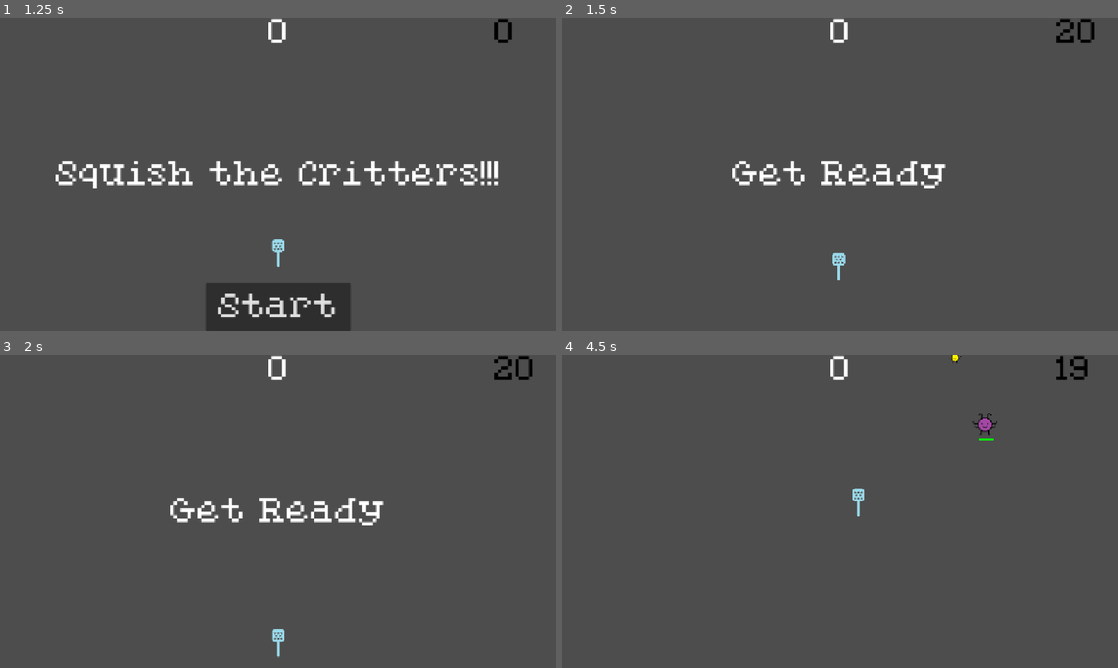
Above: before the commit, frames 1-4 (two rows, left to right).
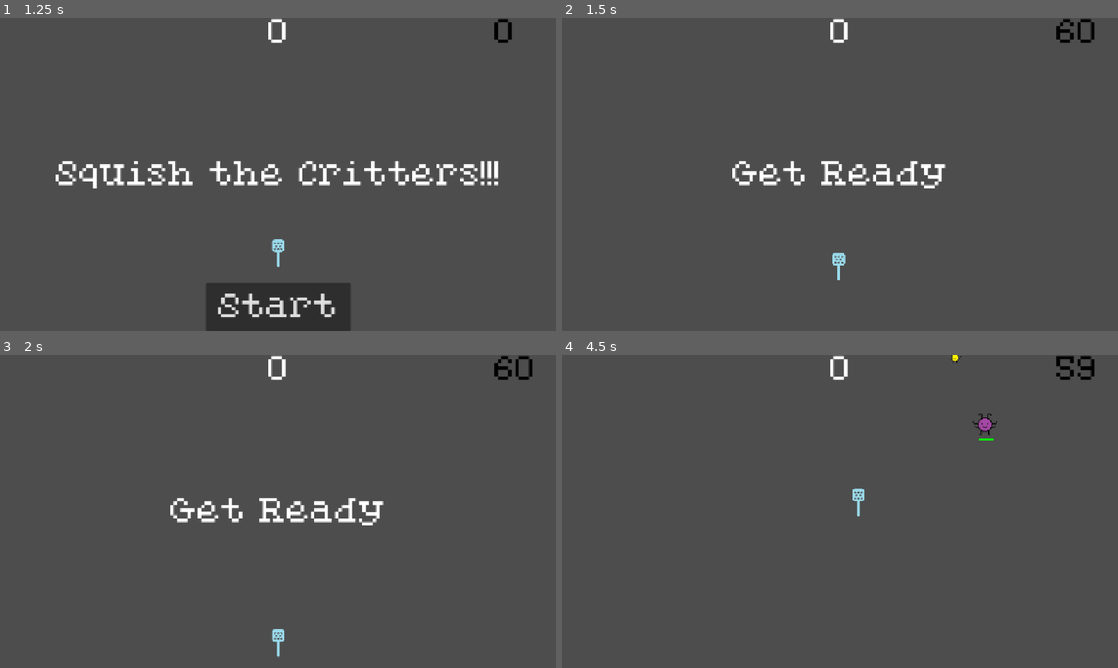
Above: after the commit, the same moments.

Repository: Evenwood/godotgamejame84
Game: Godot game, scene res://gui/title.tscn
Same seed, same stepped clock (60 frames per second), same inputs: the game is played once before the commit and once after it.
Inputs (mouse positions are in pixels of both pictures, inside the frame that each line leads up to):
- Up to frame 1 (1.25 s): click "Start" at 0.5 s
- Up to frame 2 (1.5 s): click "Start" at 1.25 s
- Up to frame 3 (2 s): no input
- Up to frame 4 (4.5 s): tap Enter at 2, 3.5 s; move the mouse to (962, 495) at 2.02 s; click (962, 495) at 2.1 s; tap Space at 2.75 s; move the mouse to (728, 527) at 2.77 s; click (728, 527) at 2.85 s; move the mouse to (895, 442) at 3.52 s; click (895, 442) at 3.6 s; move the mouse to (812, 574) at 4.27 s; click (812, 574) at 4.35 s

Frame 1 is identical in both runs. In frame 2, less than 0.1% of the frame differs, in the area x 88-93%, y 0-8%; in frame 3, less than 0.1%; in frame 4, 0.3%, in the area x 88-96%, y 0-8%.

Commit message:
Now showing bonus points earned (from stronger critters) in stat screen

Diff:
--- a/gamejam84/core.gd
+++ b/gamejam84/core.gd
@@ -1,7 +1,7 @@
 extends Node
 
 
-const TIME_LIMIT = 20
+const TIME_LIMIT = 60
 const MAIN_MESSAGE = "Squish the Critters!!!"
 const TITLE = "CREEPY CRITTER SQUISHER"
 
--- a/gamejam84/gui/stats.gd
+++ b/gamejam84/gui/stats.gd
@@ -4,6 +4,7 @@
 signal restart_game()
 
 @onready var critters = $StatPanel/MarginContainer/LabelContainer/CritterLabel
+@onready var bonus = $StatPanel/MarginContainer/LabelContainer/BonusLabel
 @onready var powers = $StatPanel/MarginContainer/LabelContainer/PowerUpLabel
 @onready var swats = $StatPanel/MarginContainer/LabelContainer/SwatLabel
 @onready var succ_swats = $StatPanel/MarginContainer/LabelContainer/SuccSwatLabel
@@ -26,6 +27,7 @@
 
 func update_stats() -> void:
 	critters.text = "Critters Squished: " + str(Core.critters_squished)
+	bonus.text = "Bonus Points Earned: " + str(Core.critter_bonus_points)
 	powers.text = "Power Ups Collected: " + str(Core.power_ups_collected)
 	swats.text = "Number of Swats: " + str(Core.num_swats)
 	succ_swats.text = "Successful Swats: " + str(Core.successful_swats)
--- a/gamejam84/gui/stats.tscn
+++ b/gamejam84/gui/stats.tscn
@@ -35,22 +35,33 @@
 
 [node name="LabelContainer" type="VBoxContainer" parent="StatPanel/MarginContainer"]
 layout_mode = 2
-theme_override_constants/separation = 45
+theme_override_constants/separation = 40
 
 [node name="CritterLabel" type="RichTextLabel" parent="StatPanel/MarginContainer/LabelContainer"]
 layout_mode = 2
 theme_override_fonts/normal_font = ExtResource("1_wd47t")
-theme_override_font_sizes/normal_font_size = 28
+theme_override_font_sizes/normal_font_size = 25
 text = "Critters Squished:"
 fit_content = true
 autowrap_mode = 0
 horizontal_alignment = 1
 vertical_alignment = 1
 
+[node name="BonusLabel" type="RichTextLabel" parent="StatPanel/MarginContainer/LabelContainer"]
+layout_mode = 2
+tooltip_text = "Extra strong critters give bonus points!"
+theme_override_fonts/normal_font = ExtResource("1_wd47t")
+theme_override_font_sizes/normal_font_size = 25
+text = "Bonus Points Earned: "
+fit_content = true
+autowrap_mode = 0
+horizontal_alignment = 1
+vertical_alignment = 1
+
 [node name="PowerUpLabel" type="RichTextLabel" parent="StatPanel/MarginContainer/LabelContainer"]
 layout_mode = 2
 theme_override_fonts/normal_font = ExtResource("1_wd47t")
-theme_override_font_sizes/normal_font_size = 28
+theme_override_font_sizes/normal_font_size = 25
 text = "Power Ups Collected: "
 fit_content = true
 autowrap_mode = 0
@@ -60,7 +71,7 @@
 [node name="SwatLabel" type="RichTextLabel" parent="StatPanel/MarginContainer/LabelContainer"]
 layout_mode = 2
 theme_override_fonts/normal_font = ExtResource("1_wd47t")
-theme_override_font_sizes/normal_font_size = 28
+theme_override_font_sizes/normal_font_size = 25
 text = "Number of Swats: "
 fit_content = true
 autowrap_mode = 0
@@ -70,7 +81,7 @@
 [node name="SuccSwatLabel" type="RichTextLabel" parent="StatPanel/MarginContainer/LabelContainer"]
 layout_mode = 2
 theme_override_fonts/normal_font = ExtResource("1_wd47t")
-theme_override_font_sizes/normal_font_size = 28
+theme_override_font_sizes/normal_font_size = 25
 text = "Successful Swats: "
 fit_content = true
 autowrap_mode = 0
@@ -80,7 +91,7 @@
 [node name="AccuracyLabel" type="RichTextLabel" parent="StatPanel/MarginContainer/LabelContainer"]
 layout_mode = 2
 theme_override_fonts/normal_font = ExtResource("1_wd47t")
-theme_override_font_sizes/normal_font_size = 28
+theme_override_font_sizes/normal_font_size = 25
 text = "Accuracy: "
 fit_content = true
 autowrap_mode = 0
@@ -90,7 +101,7 @@
 [node name="TimeLabel" type="RichTextLabel" parent="StatPanel/MarginContainer/LabelContainer"]
 layout_mode = 2
 theme_override_fonts/normal_font = ExtResource("1_wd47t")
-theme_override_font_sizes/normal_font_size = 28
+theme_override_font_sizes/normal_font_size = 25
 text = "Time Elapsed: "
 fit_content = true
 autowrap_mode = 0
@@ -100,7 +111,7 @@
 [node name="LevelLabel" type="RichTextLabel" parent="StatPanel/MarginContainer/LabelContainer"]
 layout_mode = 2
 theme_override_fonts/normal_font = ExtResource("1_wd47t")
-theme_override_font_sizes/normal_font_size = 28
+theme_override_font_sizes/normal_font_size = 25
 text = "Current Level: "
 fit_content = true
 autowrap_mode = 0
